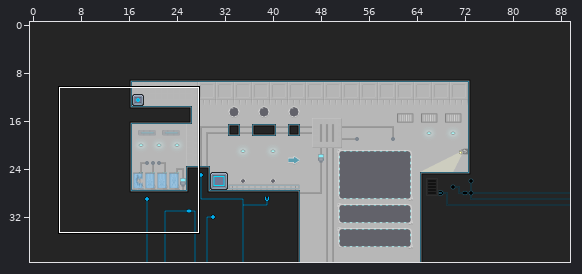
Tiled map -- map-src/untitled.tmx. Above, an overview of the earlier version with the close-up marked.
Close-up. Old version:
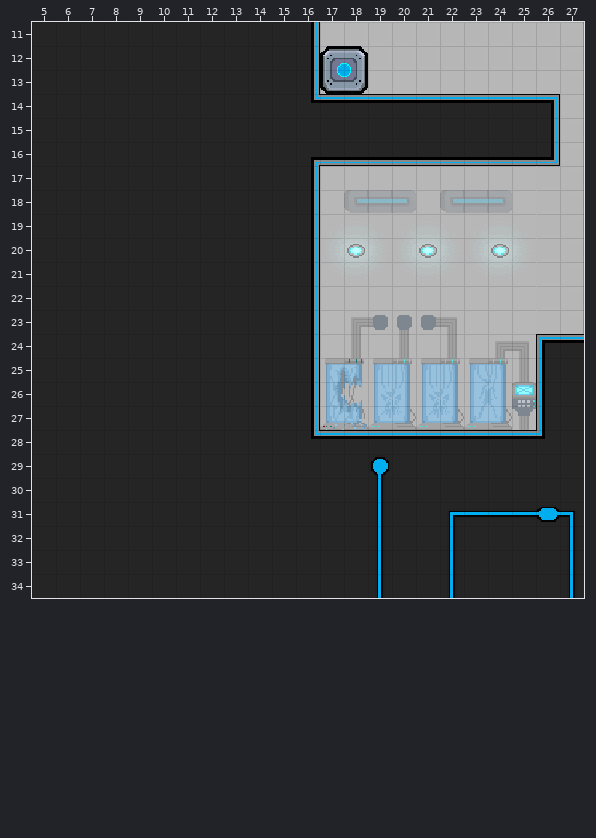
Cells are 16x16 px. Shown: x 5..27, y 11..34.
After:
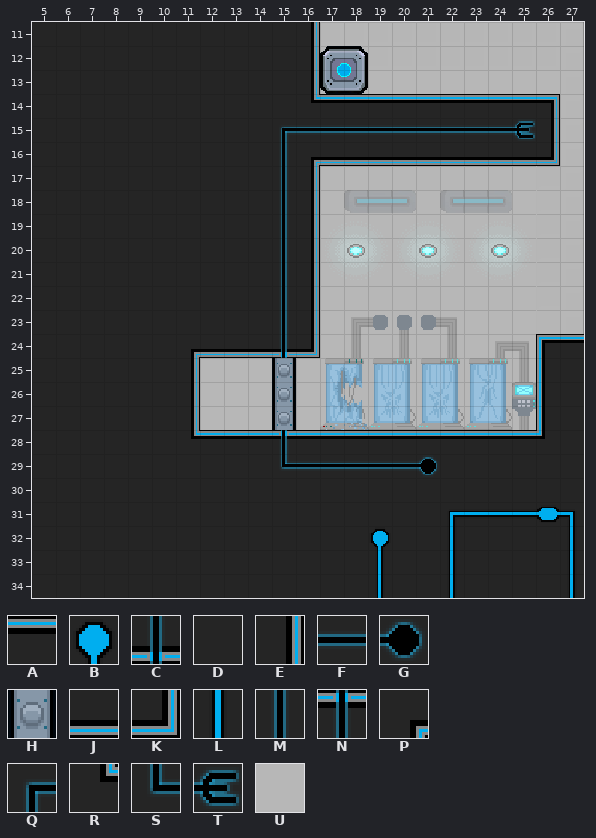
Key: from "main": A 1, B 7, C 19, D 26, E 27, F 41, G 42, H 44, J 51, K 52, L 57, M 65, N 69, P 75, Q 88, R 100, S 112, T 118, U 243.
_ is an empty cell.
Tiles replaced or removed in this view: B, D, E, L, R.
Author's note on the commit: Add door tiles
The exact change:
Changed rows in their new state; . is an unchanged cell.
Layer "Tile Layer 1":
first column x 11:
15 ....QFFFFFFFFFT
16 ....M..........
17 ....M..........
18 ....M..........
19 ....M..........
20 ....M..........
21 ....M..........
22 ....M..........
23 ....M..........
24 PJJJCK.........
25 EUUUHU.........
26 EUUUHU.........
27 EUUUHU.........
28 RAAANA.........
29 ....SFFFFFG....
30 ........D......
31 ........D......
32 ........B......
Pixel boxes of the changes (left, top, right, bottom) in both close-ups:
changed: (191, 121, 535, 547)
